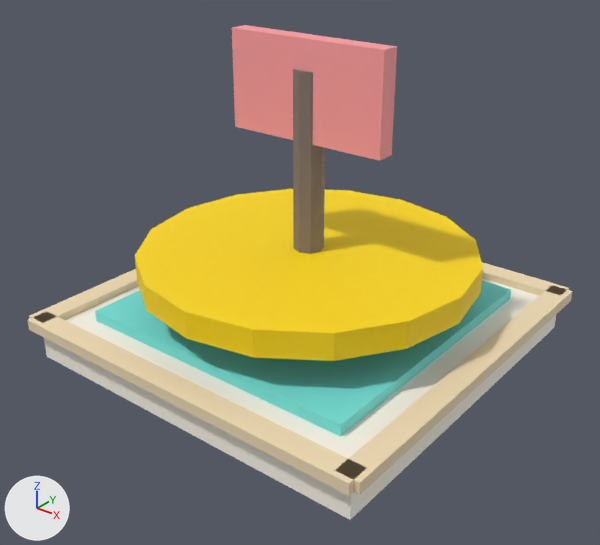
The glTF model public/models/city.minigame_park.glb, before and after one commit.
The view is the same before and after, from a 50 mm camera at (2.45, -3.14, 2.35) aimed at (0.06, -0.15, 0.5). The axes (+X, +Y, +Z) are drawn at lower left. The lights are the same throughout. The picture after the commit comes second.

Before the edit, the objects in view are built like this:
```python
mat_accentcool = principled_material('accentCool')
mat_accentcool.base_color = (0.18, 0.769, 0.714)  # cyan #76e3dc
mat_accentcool.roughness = 0.65
mat_accentprimary = principled_material('accentPrimary')
mat_accentprimary.base_color = (1.0, 0.353, 0.373)  # pink #ffa0a4
mat_accentprimary.roughness = 0.65
mat_accentsecondary = principled_material('accentSecondary')
mat_accentsecondary.base_color = (1.0, 0.706, 0.0)  # yellow #ffdb00
mat_accentsecondary.roughness = 0.65
mat_ringedge = principled_material('ringEdge')
mat_ringedge.base_color = (0.878, 0.722, 0.471)  # beige #f1ddb7
mat_ringedge.roughness = 0.65
mat_uitext = principled_material('uiText')
mat_uitext.base_color = (0.227, 0.184, 0.165)  # grey #837771
mat_uitext.roughness = 0.65
me_city_minigame_park = bpy.data.meshes.new('city.minigame_park')
me_city_minigame_park.from_pydata(...)  # 108 vertices, 180 faces; spans x -1.06..1.06, y -1.06..1.06, z 0.0..1.65
# faces by material slot: [12, 48, 12, 64, 32, 12]
me_city_minigame_park.materials.append(mat_ringbase)  # white #fffaec
me_city_minigame_park.materials.append(mat_ringedge)  # beige #f1ddb7
me_city_minigame_park.materials.append(mat_accentcool)  # cyan #76e3dc
me_city_minigame_park.materials.append(mat_accentsecondary)  # yellow #ffdb00
me_city_minigame_park.materials.append(mat_uitext)  # grey #837771
me_city_minigame_park.materials.append(mat_accentprimary)  # pink #ffa0a4
ob_city_minigame_park = bpy.data.objects.new('city.minigame_park', me_city_minigame_park)
ob_city_minigame_park.location = (0.0, 0.0, 0.0)
```
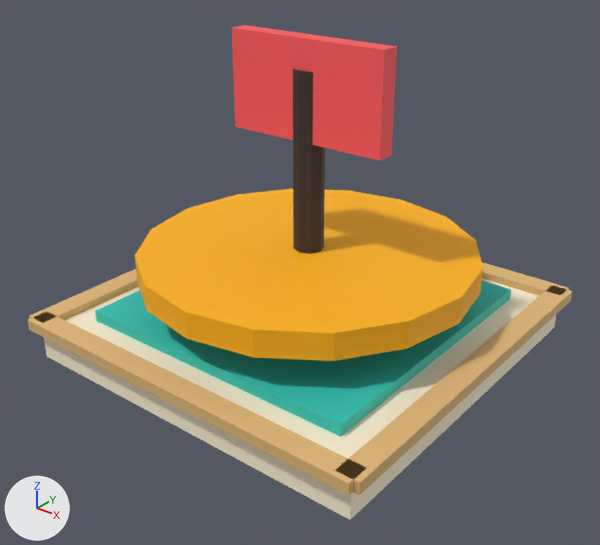
Scene script edits in JSON lines:
```json
{"op": "set", "path": "mat_ringedge.base_color", "old": "(0.878, 0.722, 0.471)", "new": "(0.745, 0.479, 0.188)", "note": "beige #f1ddb7 -> beige #e0b878"}
{"op": "set", "path": "mat_accentcool.base_color", "old": "(0.18, 0.769, 0.714)", "new": "(0.0273, 0.552, 0.468)", "note": "cyan #76e3dc -> cyan #2ec4b6"}
{"op": "set", "path": "mat_accentsecondary.base_color", "old": "(1.0, 0.706, 0.0)", "new": "(1.0, 0.456, 0.0)", "note": "yellow #ffdb00 -> yellow #ffb400"}
{"op": "set", "path": "mat_uitext.base_color", "old": "(0.227, 0.184, 0.165)", "new": "(0.0423, 0.0284, 0.0232)", "note": "grey #837771 -> brown #3a2f2a"}
{"op": "set", "path": "mat_accentprimary.base_color", "old": "(1.0, 0.353, 0.373)", "new": "(1.0, 0.102, 0.114)", "note": "pink #ffa0a4 -> red #ff5a5f"}
```

Changed parts and their boxes (x1, y1, x2, y2) in the pictures (600 x 545 px):
```json
{"object": "city.minigame_park", "change": "recoloured", "before": [27, 25, 572, 520], "after": [27, 25, 572, 520]}
```
